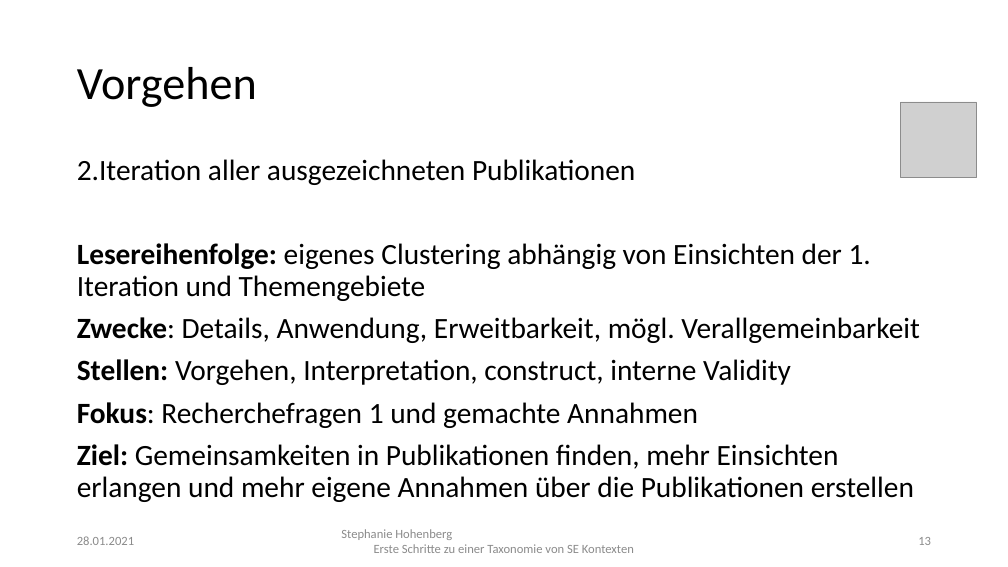
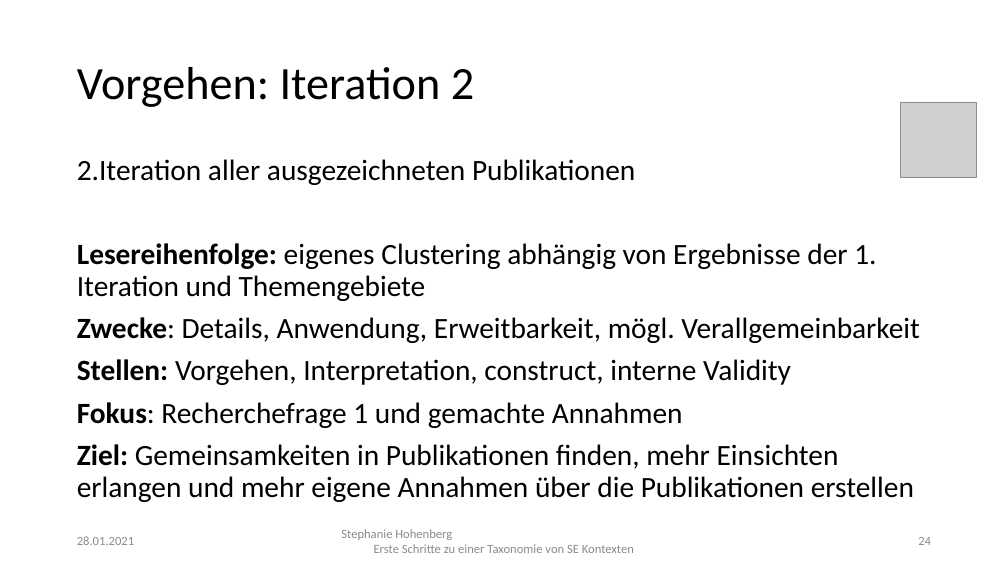
Before and after one commit to StephanieHohenberg/TSEK-Analyzer, a slide deck: slide 24 of documents/presentation.pptx (slide 13 before the commit). Drawn at 1008x567 pixels with LibreOffice and Linux fonts; fonts in the diff are those of the drawing; grey boxes stand for pictures. Boxes give left, top, right and bottom in pixels: in the first picture for what was removed or moved away, otherwise in the second. Text is boxed around its words. In the diff, an @@ line names an element or a change of style, - is before the commit and + after.

```diff
--- a/documents/presentation.pptx
+++ b/documents/presentation.pptx
@@ title at (77,67,474,107): text changed @@
-Vorgehen
+Vorgehen: Iteration 2
@@ text at (77,243,876,301): text changed @@
-Lesereihenfolge: eigenes Clustering abhängig von Einsichten der 1. Iteration und Themengebiete
+Lesereihenfolge: eigenes Clustering abhängig von Ergebnisse der 1. Iteration und Themengebiete
@@ text at (77,402,683,428): text changed @@
-Fokus: Recherchefragen 1 und gemachte Annahmen
+Fokus: Recherchefrage 1 und gemachte Annahmen
@@ page number at (918,537,931,545): text changed @@
-13
+24
```
Also in this commit, not shown: 20 other slides changed, 29 slides added, 1 slide removed, 3 other files.
